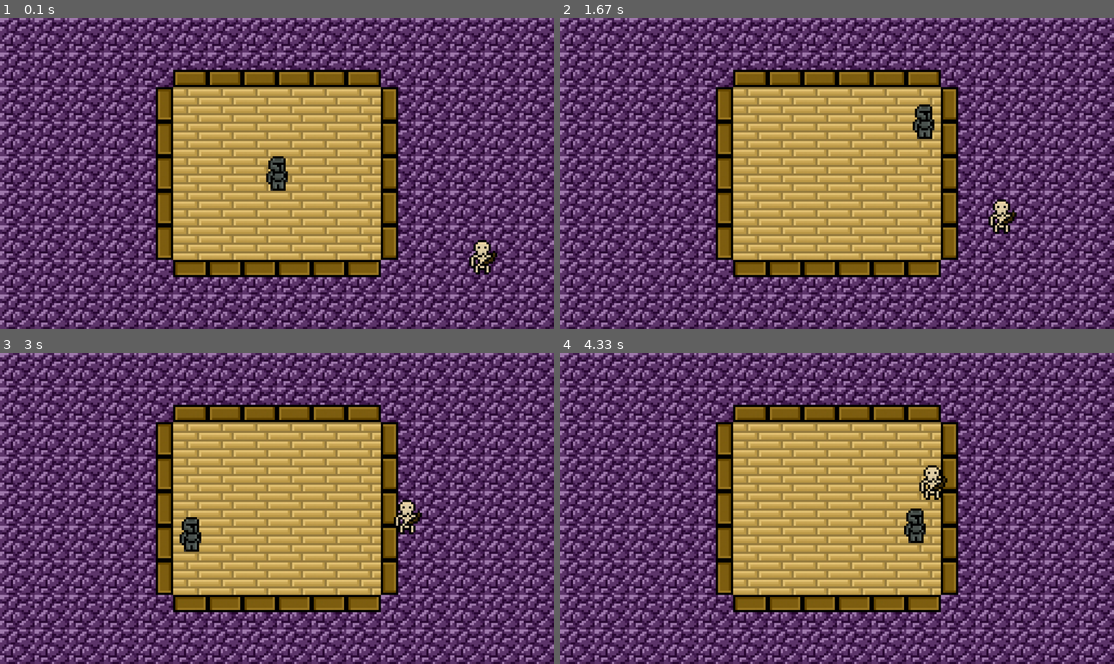
Above: before the commit, frames 1-4 (two rows, left to right).
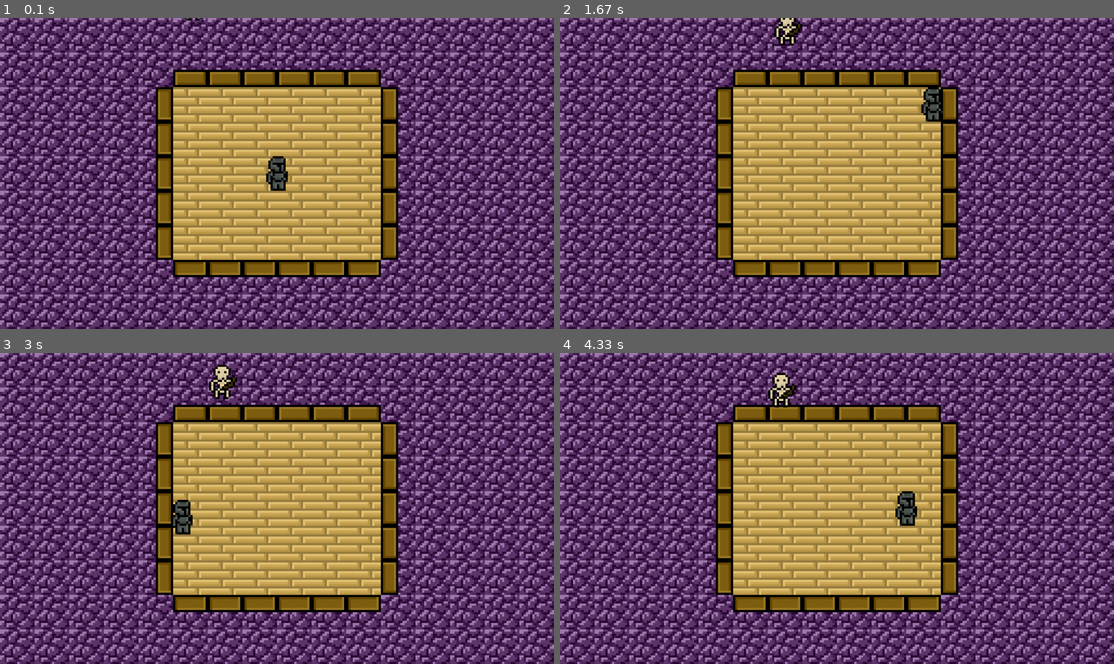
Above: after the commit, the same moments.

Repository: nicolassaez2004/DpProjetos.PyGame
Game: pygame game, started from main.py
Two runs of this game, one before a commit and one after it. Both use one fixed random seed, a clock stepped at 60 frames per second and the inputs below.
Inputs (mouse positions are in pixels of both pictures, inside the frame that each line leads up to):
- Up to frame 1 (0.1 s): no input
- Up to frame 2 (1.67 s): hold D 0.33-0.8 s; move the mouse to (814, 185) at 0.37 s; hold W 0.83-1.13 s
- Up to frame 3 (3 s): hold A 1.67-2.2 s; hold S 2.23-2.53 s; hold A 2.57-2.97 s
- Up to frame 4 (4.33 s): hold W 3-3.37 s; hold D 3.4-4.03 s; hold S from 4.07 s (still down)

The runs differ from the first frame. In frame 1, 0.4% of the frame differs, in the area x 33-90%, y 0-83%; in frame 2, 1.3%; in frame 3, 1.3%; in frame 4, 1.3%, in the area x 37-70%, y 6-62%.

Commit message:
movimento do inimigo

Diff:
--- a/main.py
+++ b/main.py
@@ -4,6 +4,7 @@
 LARGURA = 1280
 ALTURA = 720
 PRETO = (0, 0, 0)
+MOUSE_COLOR = (255, 255, 255)
 FPS = 60
 
 class Player(pygame.sprite.Sprite):
@@ -13,6 +14,7 @@
         aux = pygame.image.load('assets/sprites/knight.png')
         self.image = pygame.transform.scale(aux, size)
         self.rect = pygame.Rect(posicao, size)
+        self.mask = pygame.mask.from_surface(self.image)
         self.velocidade = pygame.math.Vector2(0, 0)
 
     def update(self):
@@ -33,47 +35,32 @@
 
         self.rect.move_ip(*self.velocidade)
 
-'''        if self.rect.x < 380: self.rect.x = 380
+        if self.rect.x < 380: self.rect.x = 380
         if self.rect.x > 820: self.rect.x = 820
         if self.rect.y < 160: self.rect.y = 160
-        if self.rect.y > 480: self.rect.y = 480'''
+        if self.rect.y > 480: self.rect.y = 480
 
 
 class Enemy(pygame.sprite.Sprite):
     def __init__(self, posicao):
         super(Enemy, self).__init__()
-        size = (80,80)
+        size = (80, 80)
         aux = pygame.image.load('assets/sprites/skeleton.png')
         self.image = pygame.transform.scale(aux, size)
         self.rect = pygame.Rect(posicao, size)
         self.velocidade = pygame.math.Vector2(0, 0)
 
     def update(self):
-        self.velocidade.x = -1
-        self.velocidade.y = -1
         self.rect.move_ip(*self.velocidade)
 
 class Object(pygame.sprite.Sprite):
     def __init__(self):
         super().__init__()
 
-        self.rect_brick_cima = pygame.Rect(400, 160, 480, 40)
+        self.rect_brick_cima = pygame.Rect(400, 120, 480, 40)
         self.rect_brick_baixo = pygame.Rect(400, 560, 480, 40)
         self.rect_brick_esquerda = pygame.Rect(360, 160, 40, 400)
-        self.rect_brick_direita = pygame.Rect(880, 200, 40, 360)
-
-    def colision(self, player):
-        if player.rect.colliderect(self.rect_brick_cima):
-            player.rect.top = self.rect_brick_cima.bottom
-
-        if player.rect.colliderect(self.rect_brick_baixo):
-            player.rect.bottom = self.rect_brick_baixo.top
-
-        if player.rect.colliderect(self.rect_brick_esquerda):
-            player.rect.left = self.rect_brick_esquerda.right
-
-        if player.rect.colliderect(self.rect_brick_direita):
-            player.rect.right = self.rect_brick_direita.left
+        self.rect_brick_direita = pygame.Rect(880, 160, 40, 400)
 
 class Game:
     def __init__(self):
@@ -87,22 +74,52 @@
 
         self.relogio = pygame.time.Clock()
 
+        self.mouse_pos = pygame.Rect((0, 0), (0, 0))
+
         self.player = Player((LARGURA/2 - 40, ALTURA/2 - 40))
-        self.inimigo1 = Enemy((LARGURA - 200, ALTURA - 200))
+
+        self.randomizacao()
+        self.inimigo1 = Enemy((self.spawn_pos))
         self.todo_mundo = pygame.sprite.Group([self.player, self.inimigo1])
 
         self.objeto = Object()
+
+    def randomizacao(self):
+        self.spawn_pos = ()
+        lado = random.randint(1, 4)
+        if lado == 1: #cima
+            self.spawn_pos = (random.randint(80, 1200), -80)
+        if lado == 2: #baixo
+            self.spawn_pos = (random.randint(80, 1200), 660)
+        if lado == 3: #esquerda
+            self.spawn_pos = (-80, random.randint(80, 660))
+        if lado == 4: #direita
+            self.spawn_pos = (1200, random.randint(80, 660))
 
     def desenhar(self):
         self.window.fill(PRETO)
         self.window.blit(self.bg, (0, 0))
 
         self.todo_mundo.update()
+        self.inimigo1.velocidade = ((self.player.rect.x-self.inimigo1.rect.x)//200,
+                              (self.player.rect.y-self.inimigo1.rect.y)//200)
 
-        self.objeto.colision(self.player)
+        mouse_pos = pygame.mouse.get_pos()
+        tamanho_mouse = 10
+        self.mouse_pos = pygame.Rect(mouse_pos[0], mouse_pos[1], tamanho_mouse, tamanho_mouse)
+        #pygame.draw.rect(self.window, (MOUSE_COLOR), self.mouse_pos)
 
         self.todo_mundo.draw(self.window)
         pygame.display.update()
+
+    def colisoes(self):
+        pass
+
+        # global MOUSE_COLOR
+        # if self.mouse_pos.colliderect(self.player):
+        #     MOUSE_COLOR = (125, 0, 0)
+        # else:
+        #     MOUSE_COLOR = (255, 255, 255)
 
     def executar(self):
         while self.rodando:
@@ -112,6 +129,7 @@
                     self.rodando = False
 
             self.desenhar()
+            self.colisoes()
             self.relogio.tick(FPS)
 
         pygame.quit()
